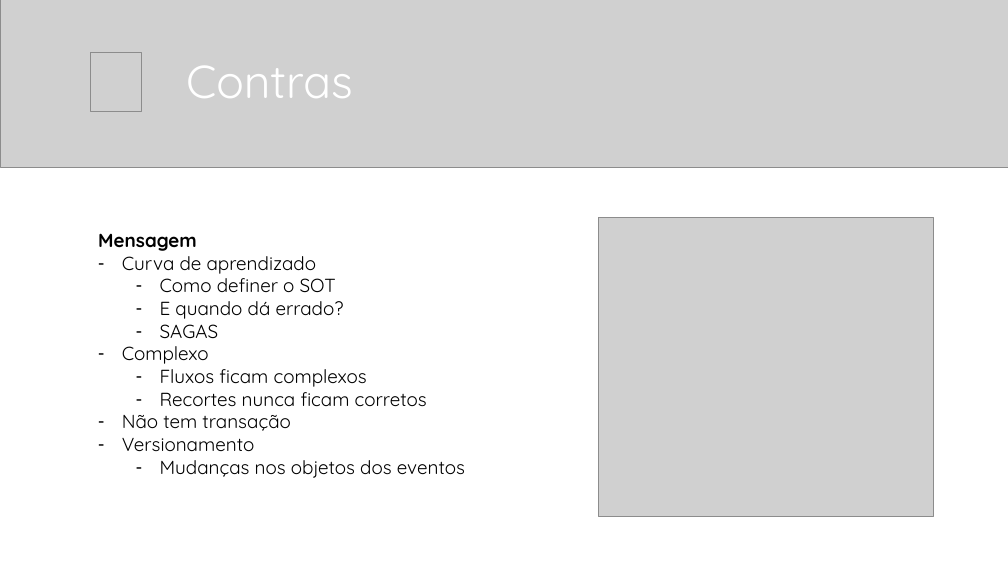
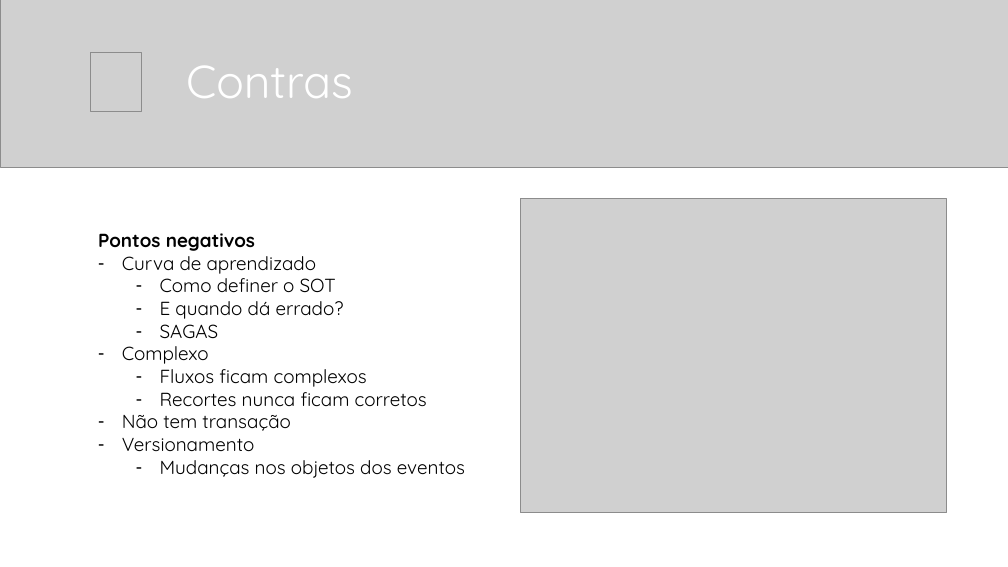
Before and after one commit to balta-io/2810, a slide deck: slide 19 of 2021-08-25_event-driven-architecture.pptx. Drawn at 1008x567 pixels with LibreOffice and Linux fonts; fonts in the diff are those of the drawing; grey boxes stand for pictures. Boxes give left, top, right and bottom in pixels: in the first picture for what was removed or moved away, otherwise in the second. Text is boxed around its words. In the diff, an @@ line names an element or a change of style, - is before the commit and + after.

```diff
--- a/2021-08-25_event-driven-architecture.pptx
+++ b/2021-08-25_event-driven-architecture.pptx
@@ picture: place and size @@
-picture at [598,218,933,516]
+picture at [521,199,948,513]
@@ text at [98,233,255,251]: text changed @@
-Mensagem
+Pontos negativos
```
Also in this commit, not shown: 13 other slides changed, 3 slides added.
